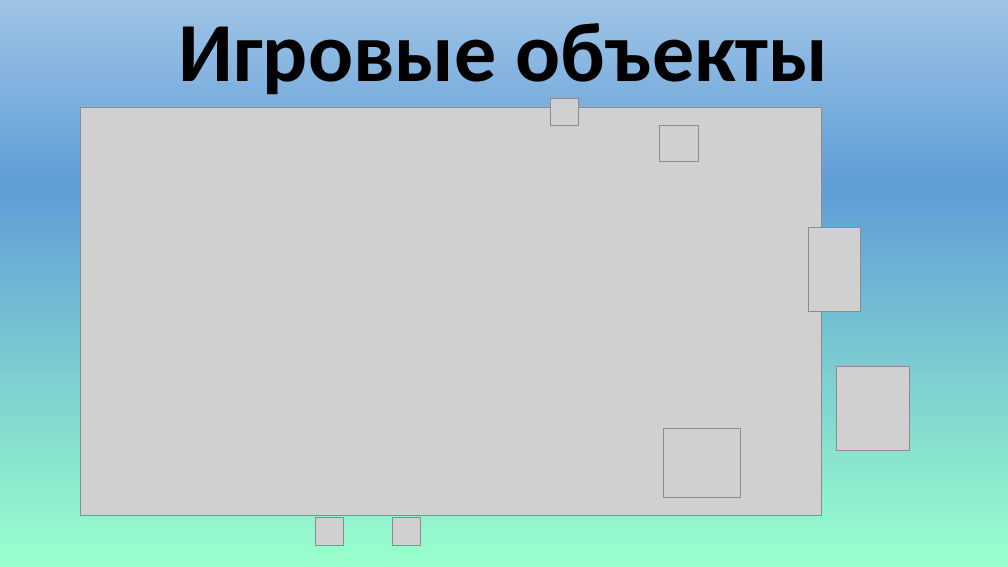
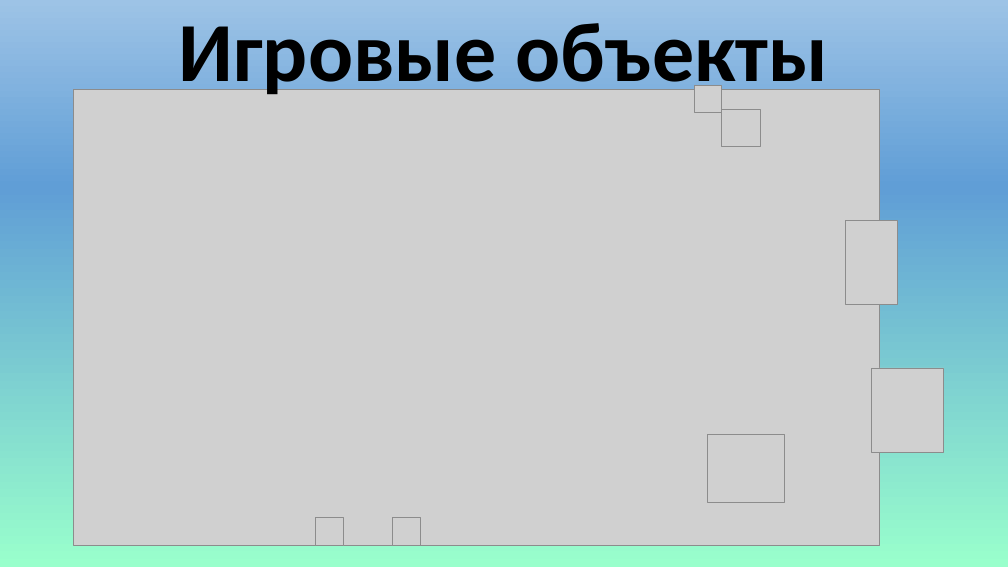
Before and after one commit to Virashu/danmaku, a slide deck: slide 6 of docs/presentation.pptx (slide 7 before the commit). Drawn at 1008x567 pixels with LibreOffice and Linux fonts; fonts in the diff are those of the drawing; grey boxes stand for pictures. Boxes give left, top, right and bottom in pixels: in the first picture for what was removed or moved away, otherwise in the second. Text is boxed around its words. In the diff, an @@ line names an element or a change of style, - is before the commit and + after.

```diff
--- a/docs/presentation.pptx
+++ b/docs/presentation.pptx
@@ picture added at (694, 85, 721, 112) @@
@@ picture: place and size @@
-picture at (81, 107, 822, 516)
+picture at (73, 90, 879, 546)
@@ picture removed at (551, 98, 578, 125) @@
@@ picture: place and size @@
-picture at (659, 126, 698, 162)
+picture at (721, 110, 760, 146)
@@ picture: place and size @@
-picture at (808, 228, 861, 312)
+picture at (845, 221, 898, 305)
@@ picture: place and size @@
-picture at (836, 367, 909, 451)
+picture at (871, 368, 944, 453)
@@ picture: place and size @@
-picture at (664, 429, 740, 498)
+picture at (708, 434, 784, 503)
```
Also in this commit, not shown: 4 other slides changed, 2 slides added, 3 slides removed.
